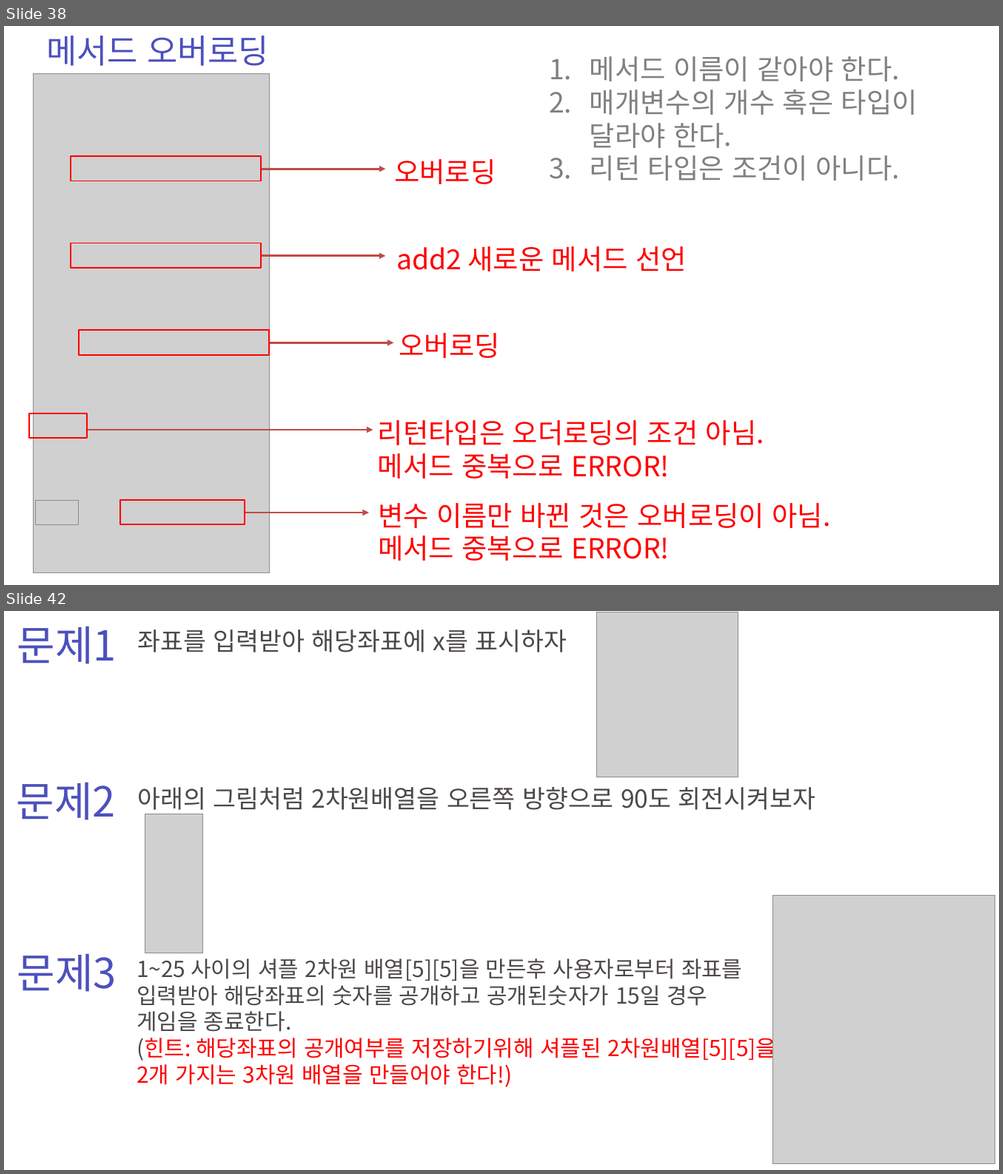
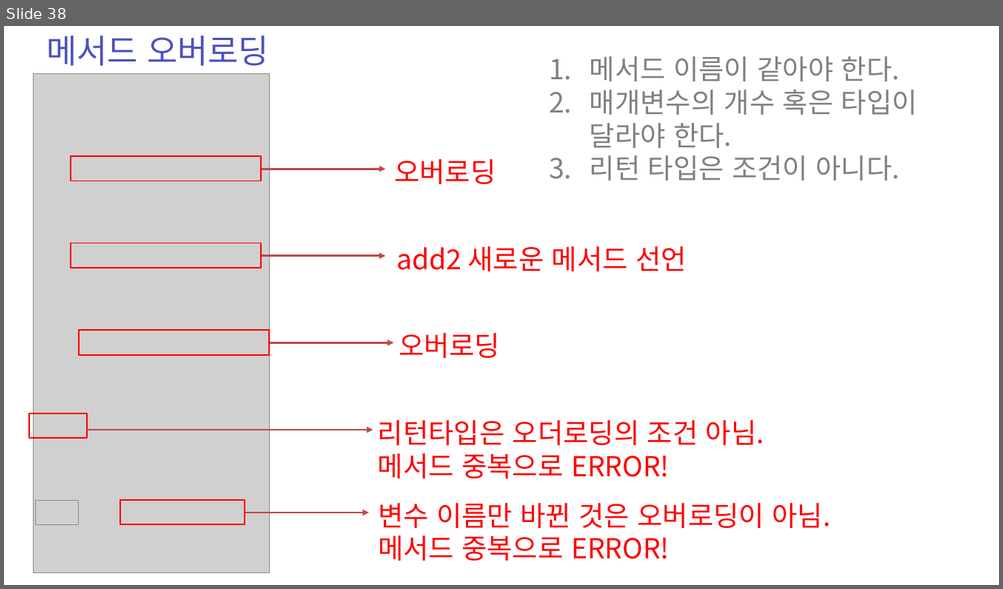
Before and after one commit to zest132/JavaLecture, a slide deck: JavaLecture/LectureFile/java 6강.pptx. Shown one above the other, each under a label of ours: slides 38 and 42 before the commit, slide 38 after it; the slides between them are not shown. The pictures are 1003x1174 and 1003x589 pixels, drawn with LibreOffice and Linux fonts; fonts in the diff are those of the drawing; grey boxes stand for pictures. Boxes give left, top, right and bottom in pixels: in the first picture for what was removed or moved away, otherwise in the second. Text is boxed around its words. In the diff, an @@ line names an element or a change of style, - is before the commit and + after.

```diff
--- a/JavaLecture/LectureFile/java 6강.pptx
+++ b/JavaLecture/LectureFile/java 6강.pptx
@@ slide 42 removed at (x1=4, y1=611, x2=999, y2=1170), background #FFFFFF @@
@@ text removed at (x1=17, y1=626, x2=116, y2=664) @@
-문제1
@@ text removed at (x1=137, y1=629, x2=566, y2=652) @@
-좌표를 입력받아 해당좌표에 x를 표시하자
@@ picture removed at (x1=596, y1=612, x2=737, y2=777) @@
@@ text removed at (x1=17, y1=782, x2=116, y2=820) @@
-문제2
@@ text removed at (x1=137, y1=787, x2=815, y2=815) @@
-아래의 그림처럼 2차원배열을 오른쪽 방향으로 90도 회전시켜보자
@@ picture removed at (x1=145, y1=814, x2=203, y2=953) @@
@@ picture removed at (x1=772, y1=895, x2=995, y2=1165) @@
@@ text removed at (x1=17, y1=954, x2=116, y2=992) @@
-문제3
@@ text removed at (x1=136, y1=959, x2=777, y2=1088) @@
-1~25 사이의 셔플 2차원 배열[5][5]을 만든후 사용자로부터 좌표를
-입력받아 해당좌표의 숫자를 공개하고 공개된숫자가 15일 경우
-게임을 종료한다.
-(힌트: 해당좌표의 공개여부를 저장하기위해 셔플된 2차원배열[5][5]을 2개 가지는 3차원 배열을 만들어야 한다!)
```
Also in this commit, not shown: 3 slides changed, 5 slides added, 2 other slides removed, 15 other files.
